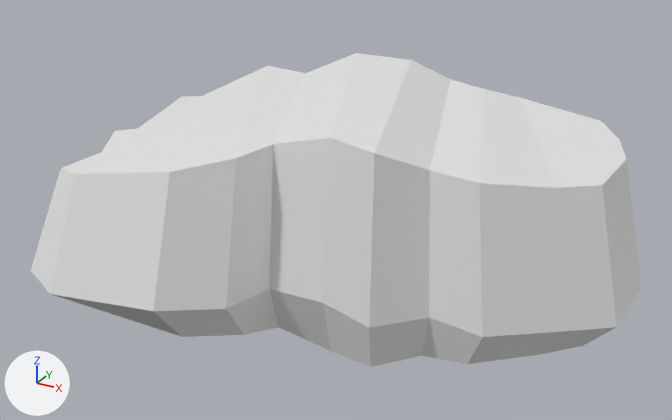
Renders of the FBX model Assets/Meshes/Cave/LevelBlockouts/lvl3.fbx from each side of a commit.
The view is the same before and after, from a camera (50 mm lens) standing at (80.1, -141.9, 79.2) and looking at (0.0, 3.8, 6.3). Every picture has the same lights, and +X, +Y and +Z are marked at lower left. The picture after the commit comes second. Where no turn or scale is listed for an object, it has been applied to the vertices.

Names of what the first picture shows: 'Cave'.
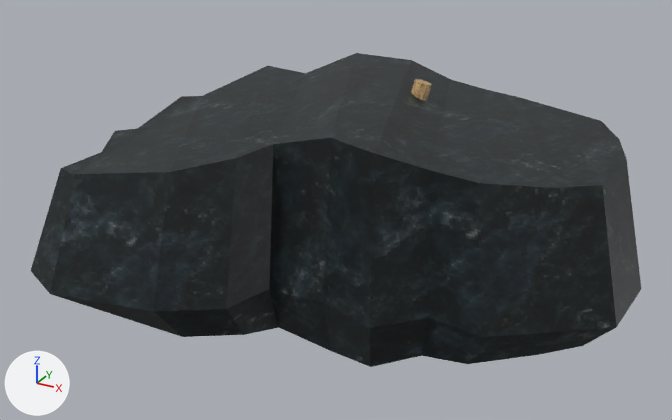
Where the change shows, as pixel boxes [x1, y1, x2, y2] in the pictures (672 x 420 px):
'Cylinder', added: after [411, 79, 432, 101]
part 1 of me_cube_001, recoloured (white to black): [31, 53, 641, 367] in both

What the commit changed:
Picture 'Ground054_1K-PNG_Color.png' (img_ground054_1k_png_color_png) is new.
Picture 'Rock035_1K-PNG_Color.png' (img_rock035_1k_png_color_png) is new.
Picture 'Planks039_1K-JPG_Color.jpg' (img_planks039_1k_jpg_color_jpg) is new.
Material 'Ground054' (mat_ground054) is new.
Its texture is img_ground054_1k_png_color_png.
Its roughness is 0.2.
Material 'Rock035' (mat_rock035) is new.
Its texture is img_rock035_1k_png_color_png.
Material 'Planks039' (mat_planks039) is new.
Its texture is img_planks039_1k_jpg_color_jpg.
me_cube_001 has 78 vertices, 74 faces and spans x -52.3..57.0, y -48.6..36.0, z -20.1..21.6.
me_cube_001 is used by ob_cave; location (-0.4, 11.8, 6.0).
me_cube_001 part 1: 63 faces spanning x -52.3..57.0, y -48.6..36.0, z -20.1..21.6 switch from no material to mat_rock035 (picture img_rock035_1k_png_color_png).
me_cube_001 gains material mat_ground054 (picture img_ground054_1k_png_color_png).
Mesh me_cylinder_001 is new.
It has 16 vertices, 10 faces and spans x -4.2..4.2, y -3.9..3.9, z -11.9..11.9.
It uses material mat_planks039 (picture img_planks039_1k_jpg_color_jpg).
Object 'Cylinder' (ob_cylinder) is new; it shows me_cylinder_001.
Its location is (7.1, 20.1, 17.2).
